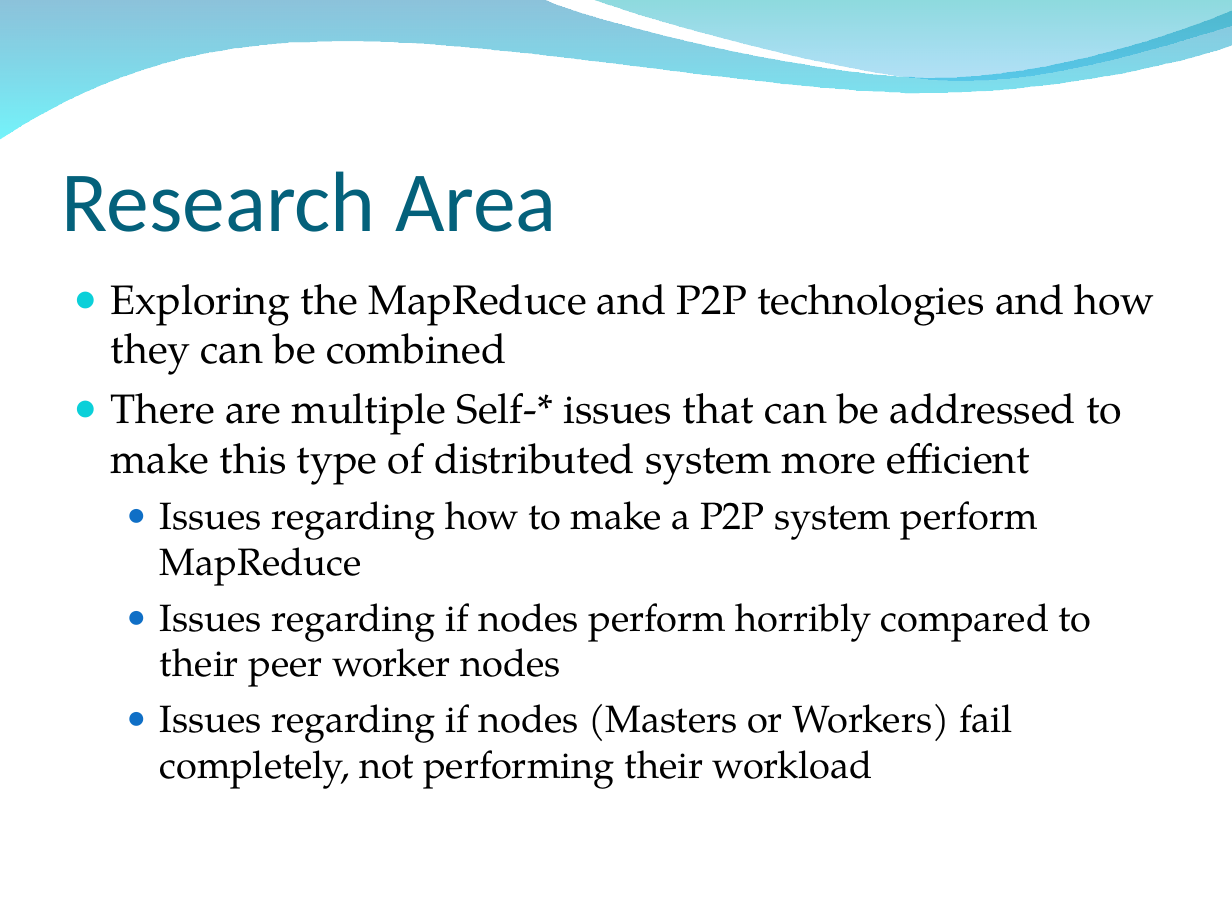
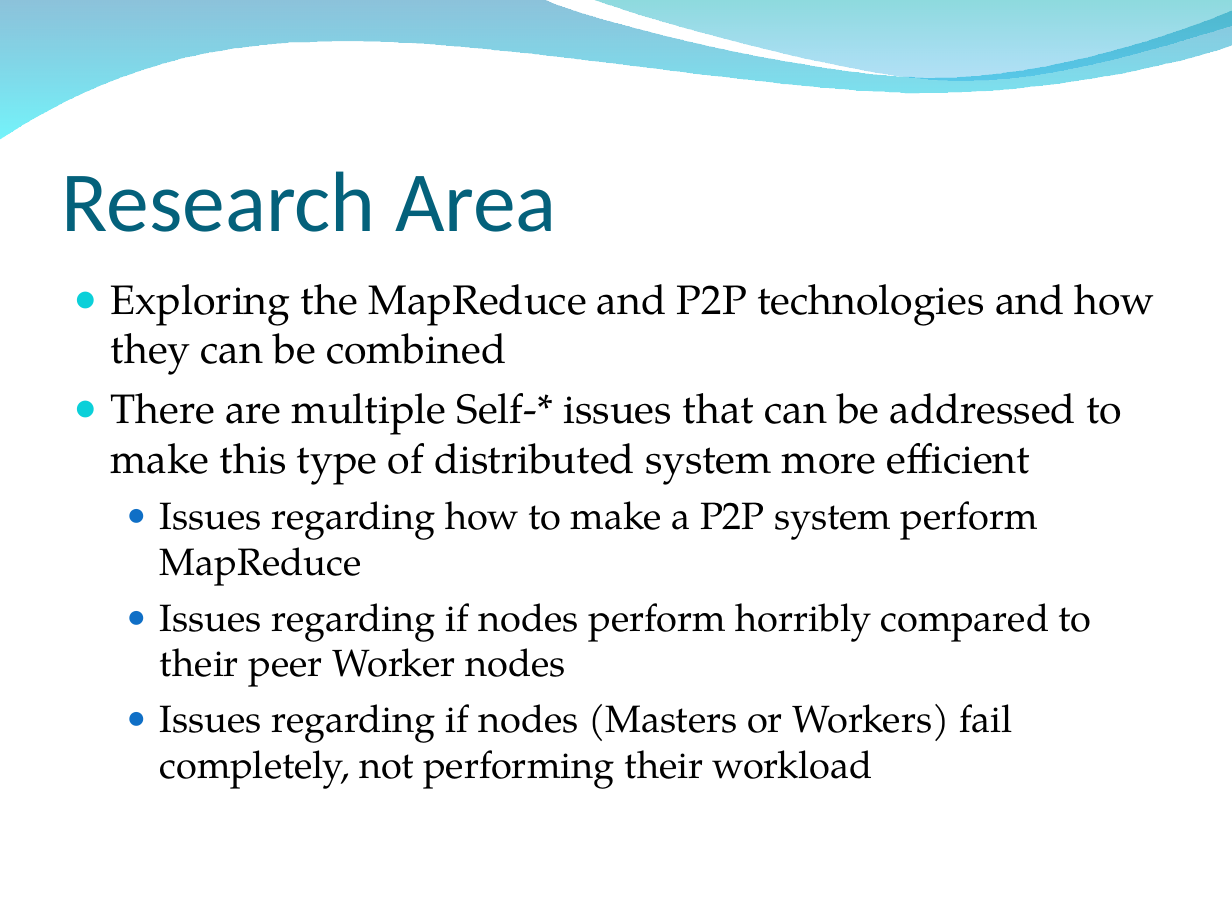
Before and after one commit to osecki/cs647, a slide deck: slide 2 of Documentation/Presentation.ppt. Drawn at 1232x924 pixels with LibreOffice and Linux fonts; fonts in the diff are those of the drawing; background and template pictures are left out. Boxes give left, top, right and bottom in pixels: in the first picture for what was removed or moved away, otherwise in the second. Text is boxed around its words. In the diff, an @@ line names an element or a change of style, - is before the commit and + after.

```diff
--- a/Documentation/Presentation.ppt
+++ b/Documentation/Presentation.ppt
@@ text at bbox=[160, 603, 1092, 687]: text changed @@
-  ● Issues regarding if nodes perform horribly compared to their peer worker nodes
+  ● Issues regarding if nodes perform horribly compared to their peer Worker nodes
```
Also in this commit, not shown: 3 other slides changed, 3 other files.
